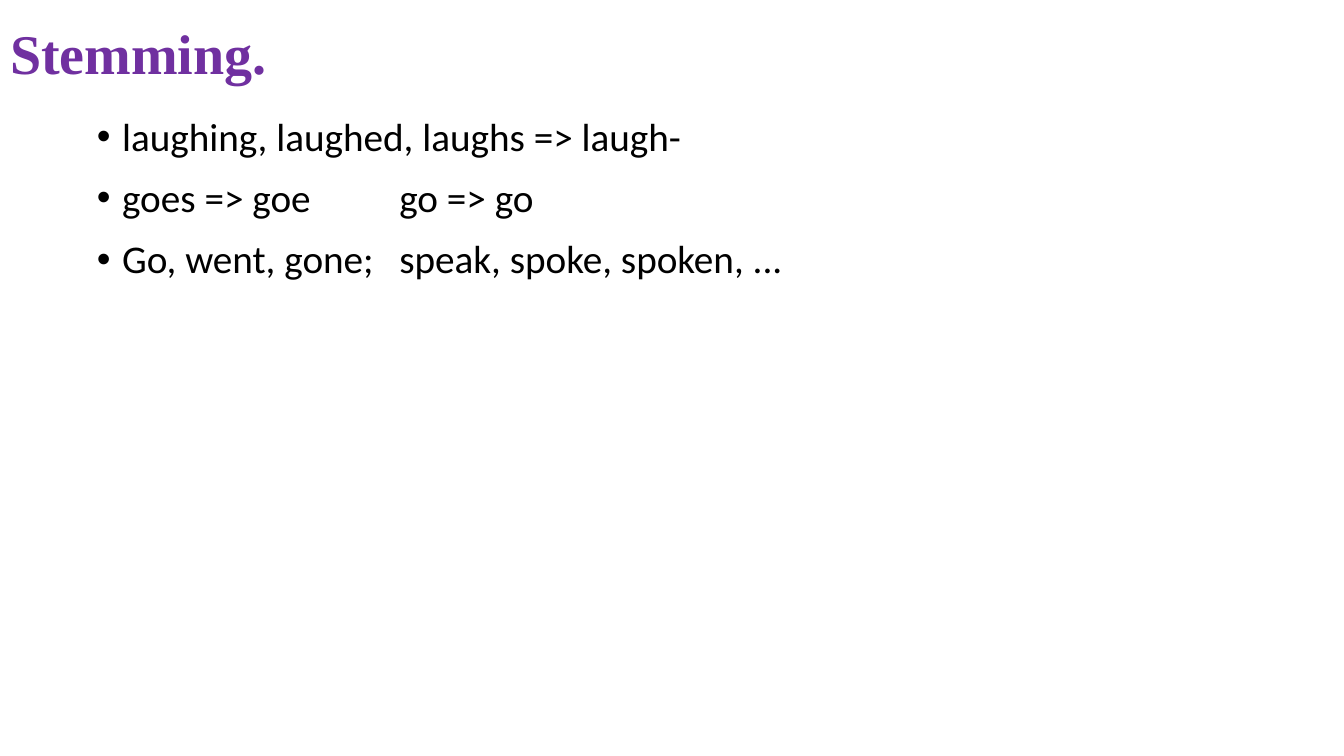
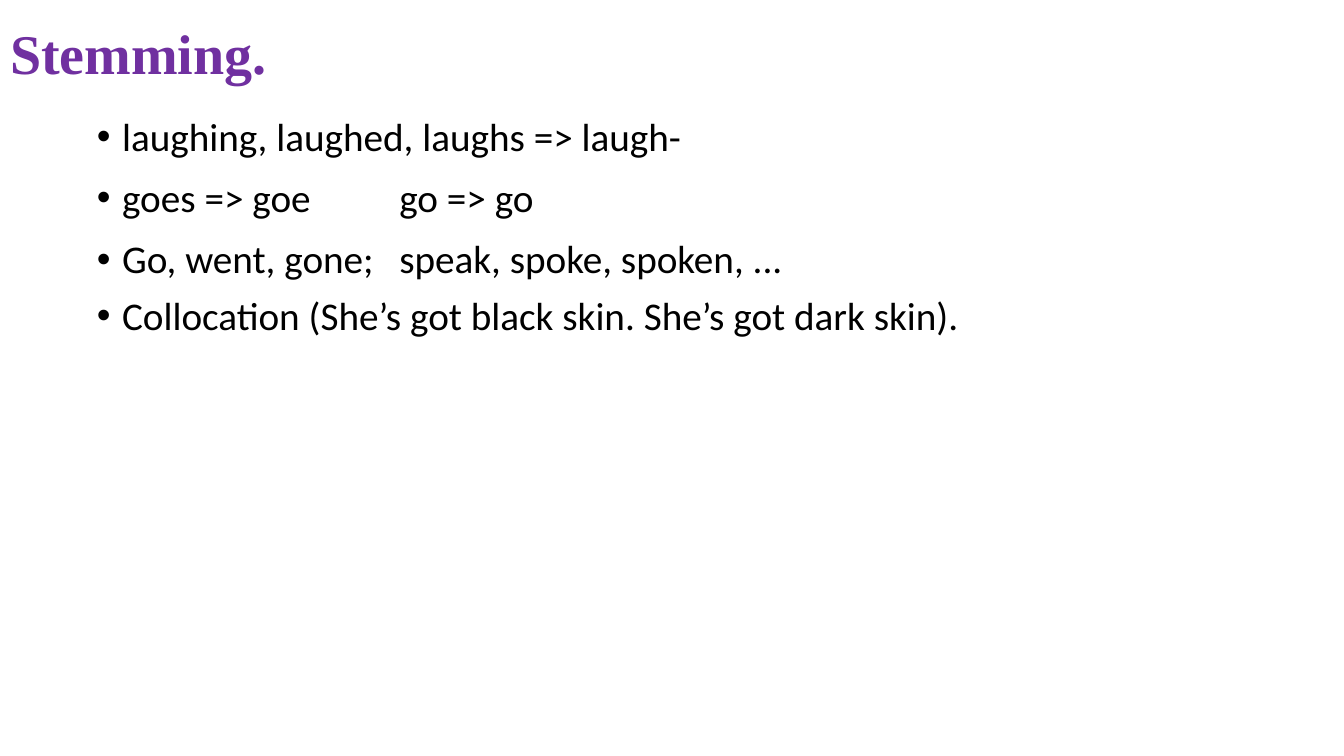
Before and after one commit to NghiLamPhuc/NLP., a slide deck: slide 7 of IR/Presentation1.pptx (slide 6 before the commit). Drawn at 1344x756 pixels with LibreOffice and Linux fonts; fonts in the diff are those of the drawing. Boxes give left, top, right and bottom in pixels: in the first picture for what was removed or moved away, otherwise in the second. Text is boxed around its words. In the diff, an @@ line names an element or a change of style, - is before the commit and + after.

```diff
--- a/IR/Presentation1.pptx
+++ b/IR/Presentation1.pptx
@@ text at [122,301,958,337]: paragraph added @@
+• Collocation (She’s got black skin. She’s got dark skin).
```
Also in this commit, not shown: 4 other slides changed, 1 slide added.
